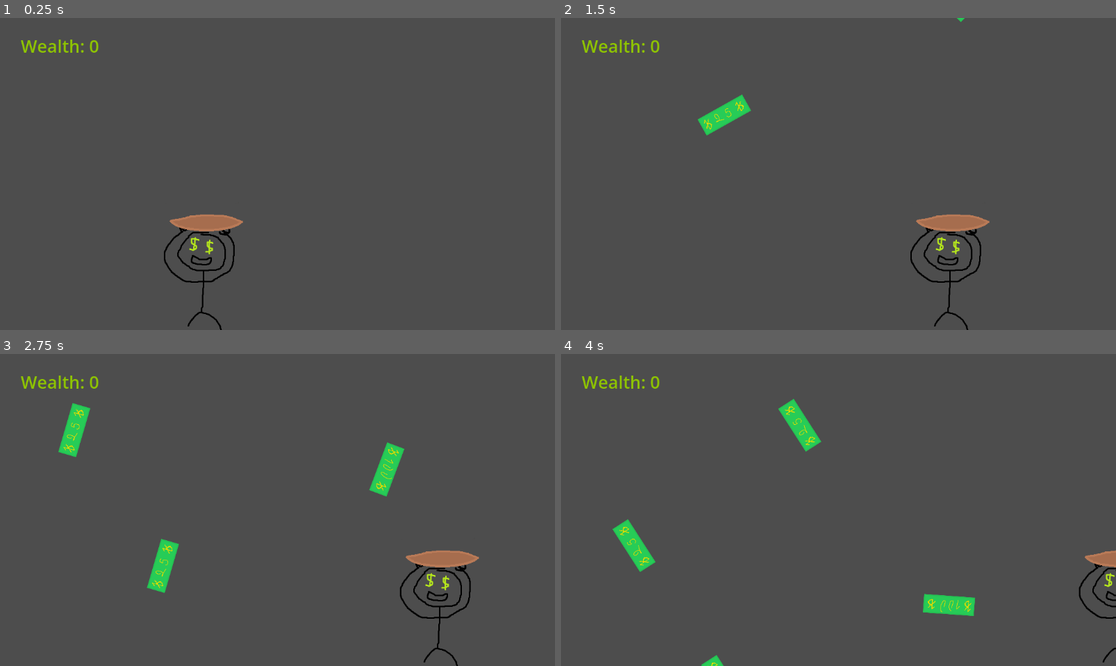
Above: before the commit, frames 1-4 (two rows, left to right).
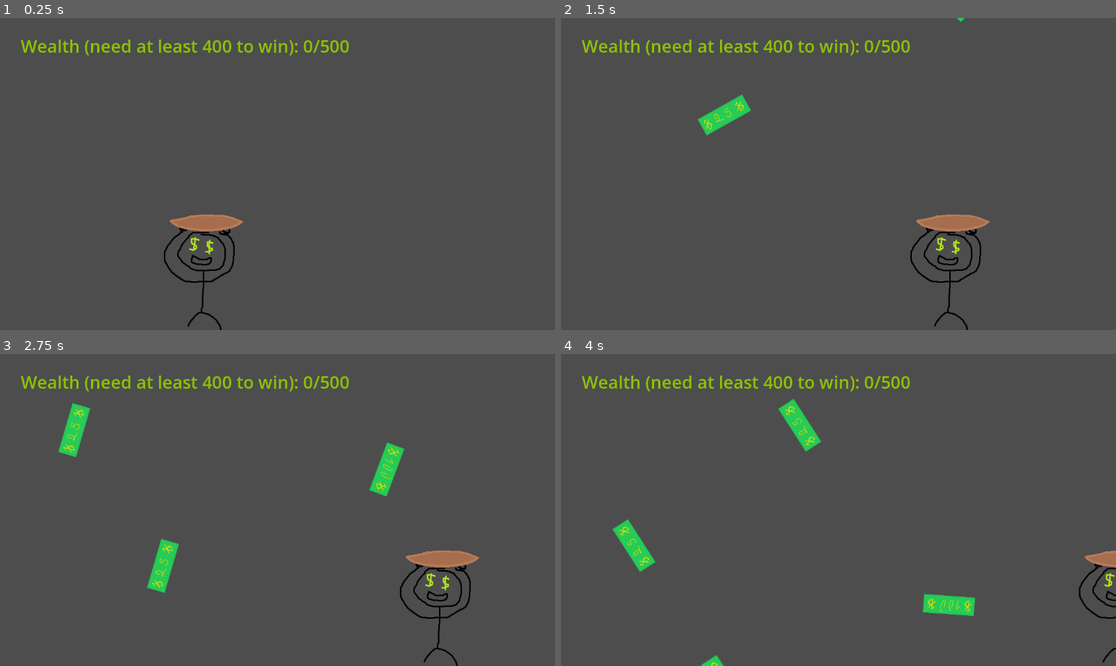
Above: after the commit, the same moments.

Repository: amaironi/CISC2540-Labs
Game: Godot game, scene res://main.tscn
Same seed, same stepped clock (60 frames per second), same inputs: the game is played once before the commit and once after it.
Inputs (mouse positions are in pixels of both pictures, inside the frame that each line leads up to):
- Up to frame 1 (0.25 s): no input
- Up to frame 2 (1.5 s): move the mouse to (960, 158) at 0.52 s; hold Right (ui_right) 0.53-1.28 s; click (960, 158) at 0.67 s; move the mouse to (727, 189) at 1.27 s; hold Left (ui_left) from 1.28 s (still down)
- Up to frame 3 (2.75 s): move the mouse to (333, 441) at 2.02 s; release Left (ui_left) at 2.03 s; hold Right (ui_right) from 2.03 s (still down)
- Up to frame 4 (4 s): move the mouse to (810, 572) at 2.77 s; click (810, 572) at 2.92 s; move the mouse to (1005, 556) at 3.52 s; release Right (ui_right) at 3.53 s; hold Left (ui_left) from 3.53 s (still down)

The runs differ from the first frame. In frame 1, 0.8% of the frame differs, in the area x 14-63%, y 6-13%; in frame 2, 0.8%; in frame 3, 0.8%; in frame 4, 0.8%.

Commit message:
Added win condition
Need a score of 400 out of 525 (500 possible)

Diff:
--- a/lab3/main.gd
+++ b/lab3/main.gd
@@ -4,15 +4,15 @@
 
 # Called when the node enters the scene tree for the first time.
 func _ready() -> void:
-	var label = $Label
-	label.text = "Wealth: " + str(score)
+	pass
 
 
 # Called every frame. 'delta' is the elapsed time since the previous frame.
 func _process(delta: float) -> void:
 	var label = $Label
-	label.text = "Wealth: " + str(score)
-
+	label.text = "Wealth (need at least 400 to win): " + str(score) + "/500"
+	if score >= 400:
+		get_tree().paused = true
 
 func _on_bill_score_increase_100(amount: Variant) -> void:
 	score+=100 # Replace with function body.
